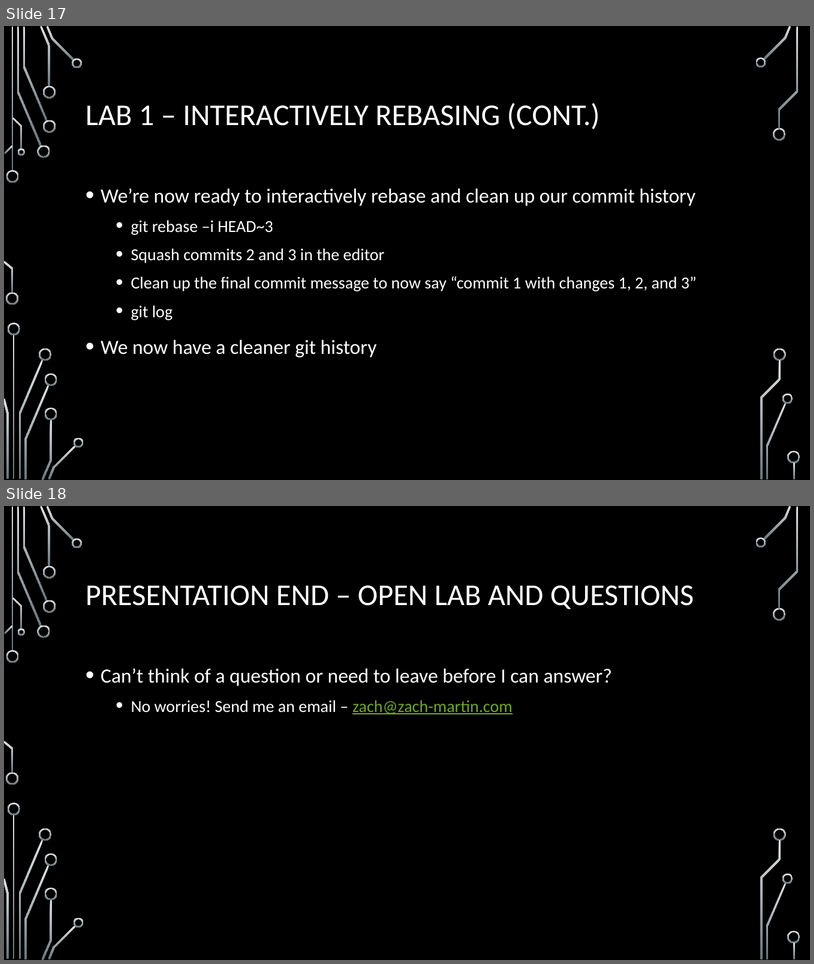
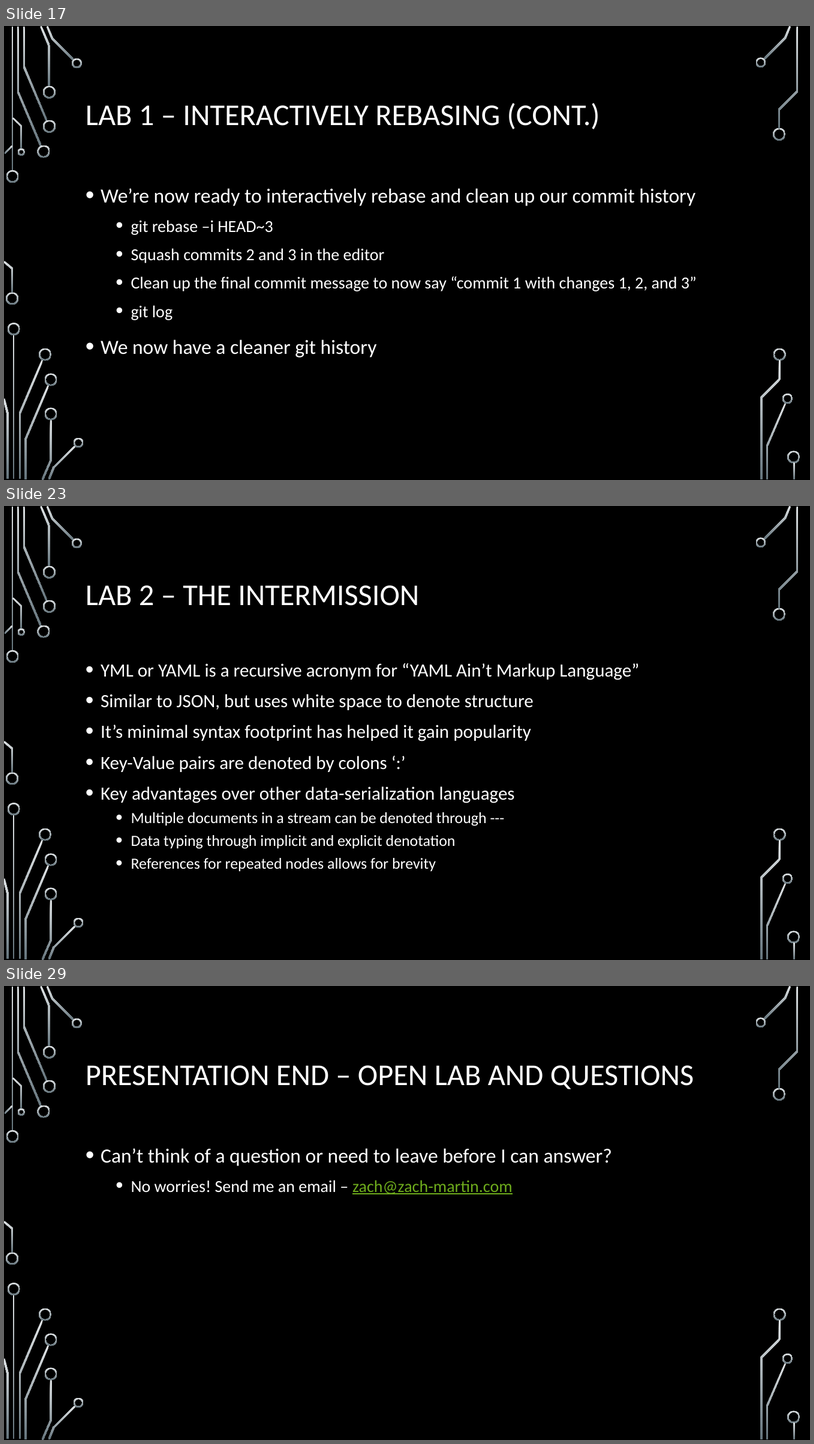
Before and after one commit to onideus/github-101-website, a slide deck: resources/Advanced github topics.pptx. Shown one above the other, each under a label of ours: slides 17 and 18 before the commit, slides 17, 23 and 29 after it; the slides between them are not shown. The pictures are 814x964 and 814x1444 pixels, drawn with LibreOffice and Linux fonts; fonts in the diff are those of the drawing; background and template pictures are left out. Boxes give left, top, right and bottom in pixels: in the first picture for what was removed or moved away, otherwise in the second. Text is boxed around its words. In the diff, an @@ line names an element or a change of style, - is before the commit and + after.

```diff
--- a/resources/Advanced github topics.pptx
+++ b/resources/Advanced github topics.pptx
@@ slide 23 added at box(4, 506, 810, 960), background picture (left out); not listed: 36 template elements that a slide beside it also shows @@
@@ title added at box(86, 585, 419, 606), 36 pt, text #FFFFFF @@
+LAB 2 – THE INTERMISSION
@@ text added at box(101, 663, 639, 871), 22.2 pt, text #FFFFFF @@
+• YML or YAML is a recursive acronym for “YAML Ain’t Markup Language”
+• Similar to JSON, but uses white space to denote structure
+• It’s minimal syntax footprint has helped it gain popularity
+• Key-Value pairs are denoted by colons ‘:’
+• Key advantages over other data-serialization languages
+  • Multiple documents in a stream can be denoted through ---
+  • Data typing through implicit and explicit denotation
+  • References for repeated nodes allows for brevity
@@ what was slide 18 is now slide 29 @@
```
Also in this commit, not shown: 10 other slides added, 2 other files.
